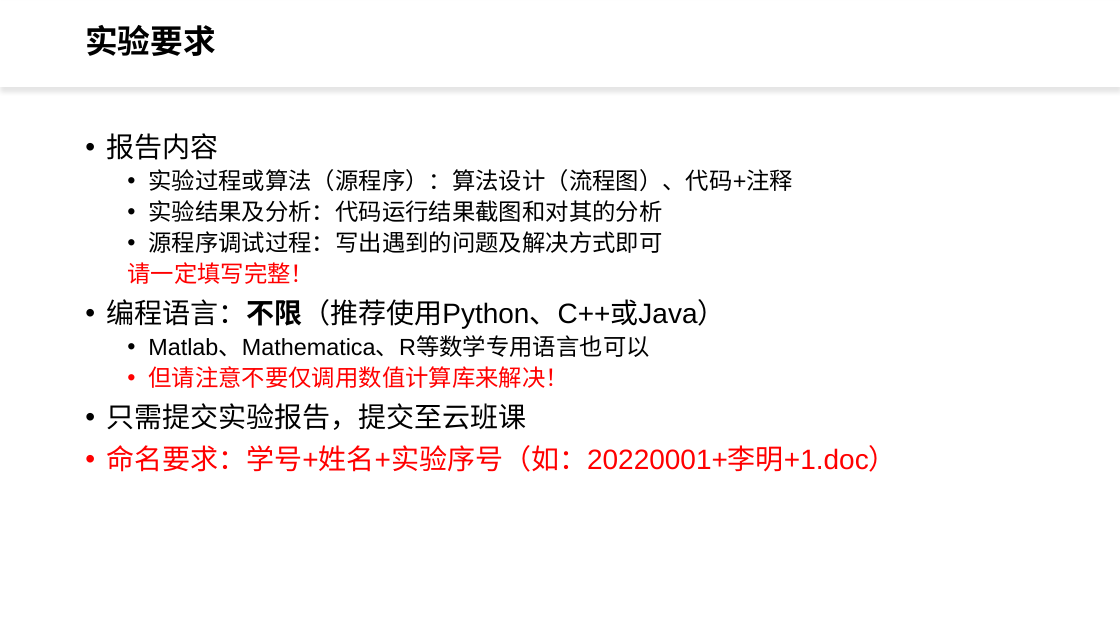
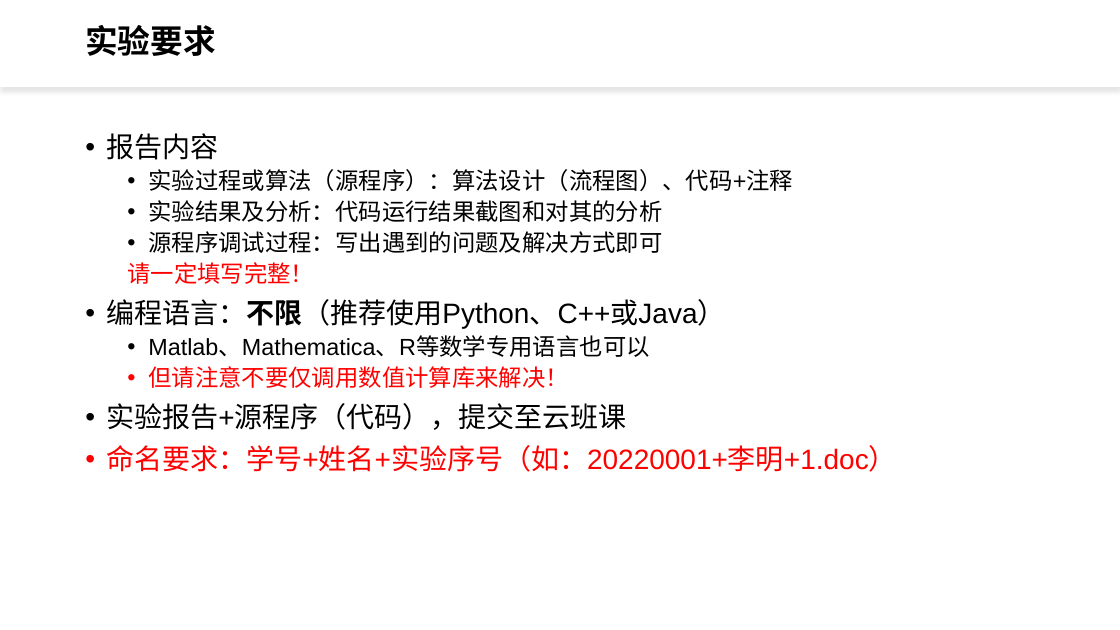
Before and after one commit to MineQihang/CST31217, a slide deck: slide 3 of labs/lab1/实验一.pptx. Drawn at 1120x630 pixels with LibreOffice and Linux fonts; fonts in the diff are those of the drawing. Boxes give left, top, right and bottom in pixels: in the first picture for what was removed or moved away, otherwise in the second. Text is boxed around its words. In the diff, an @@ line names an element or a change of style, - is before the commit and + after.

Commit message:
update lab1

```diff
--- a/labs/lab1/实验一.pptx
+++ b/labs/lab1/实验一.pptx
@@ text at <box>106,403,626,430</box>: text changed @@
-• 只需提交实验报告，提交至云班课
+• 实验报告+源程序（代码），提交至云班课
```
